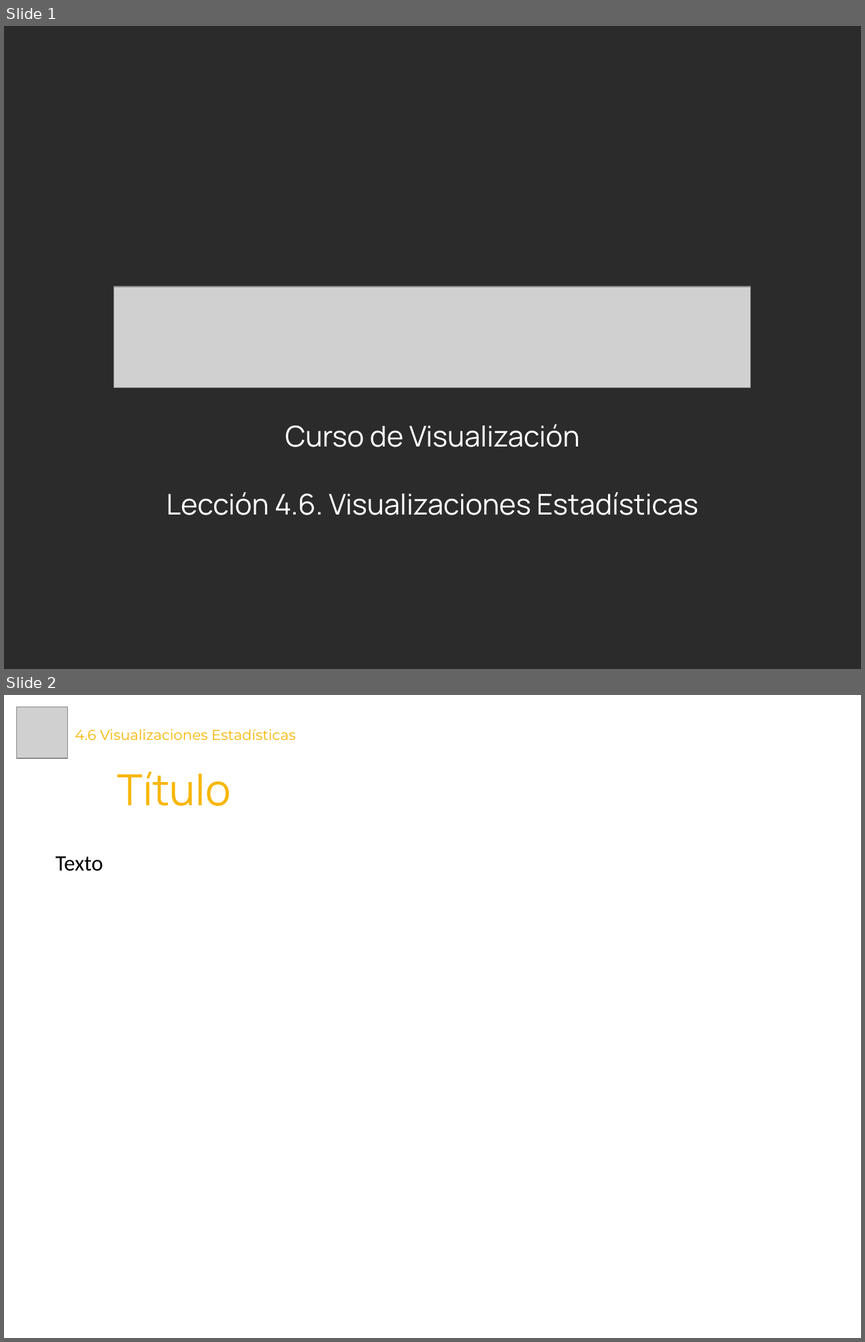
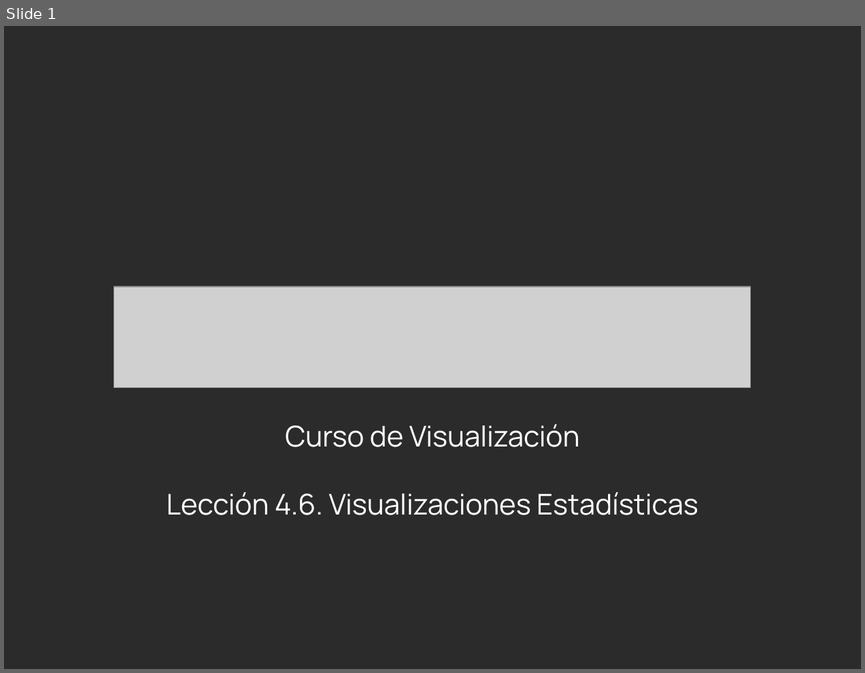
Before and after one commit to Laboratoria/curriculum, a slide deck: 18-data-visualization/Contenido Semana 2/4.6. Presentación - Visualizaciones Estadísticas.pptx. Shown one above the other, each under a label of ours: slides 1 and 2 before the commit, slide 1 after it. The pictures are 865x1342 and 865x673 pixels, drawn with LibreOffice and Linux fonts; fonts in the diff are those of the drawing; grey boxes stand for pictures; background and template pictures are left out; a plain dark background stands for a picture behind light text. Boxes give left, top, right and bottom in pixels: in the first picture for what was removed or moved away, otherwise in the second. Text is boxed around its words. In the diff, an @@ line names an element or a change of style, - is before the commit and + after.

```diff
--- a/18-data-visualization/Contenido Semana 2/4.6. Presentación - Visualizaciones Estadísticas.pptx
+++ b/18-data-visualization/Contenido Semana 2/4.6. Presentación - Visualizaciones Estadísticas.pptx
@@ slide 2 removed at <box>4,695,861,1338</box>, background #FFFFFF @@
@@ picture removed at <box>16,707,67,758</box> @@
@@ title removed at <box>75,729,296,740</box> @@
-4.6 Visualizaciones Estadísticas
@@ text removed at <box>117,772,230,806</box> @@
-Título
@@ text removed at <box>56,856,103,871</box> @@
-Texto
```
Also in this commit, not shown: 2 slides added, 8 other files.
